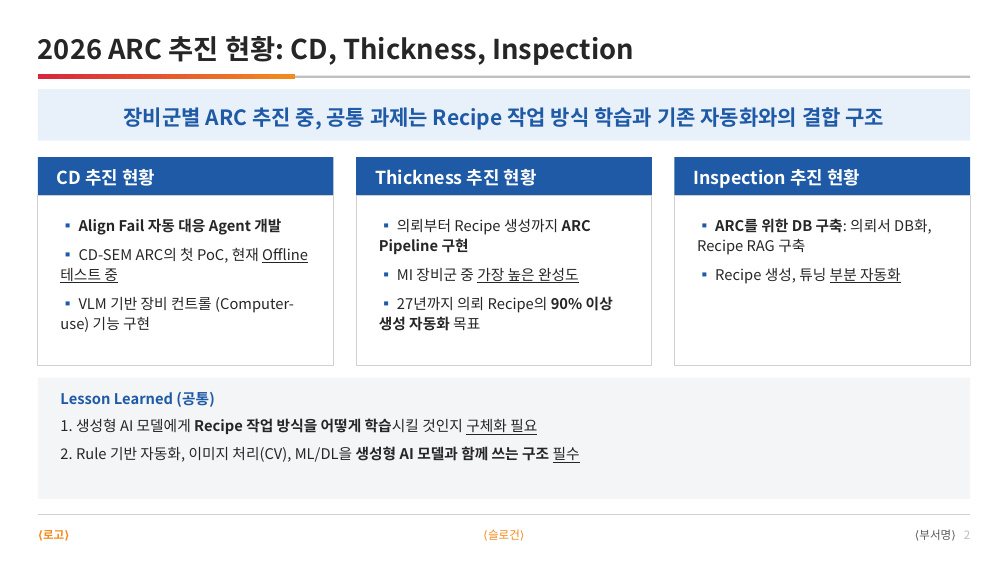
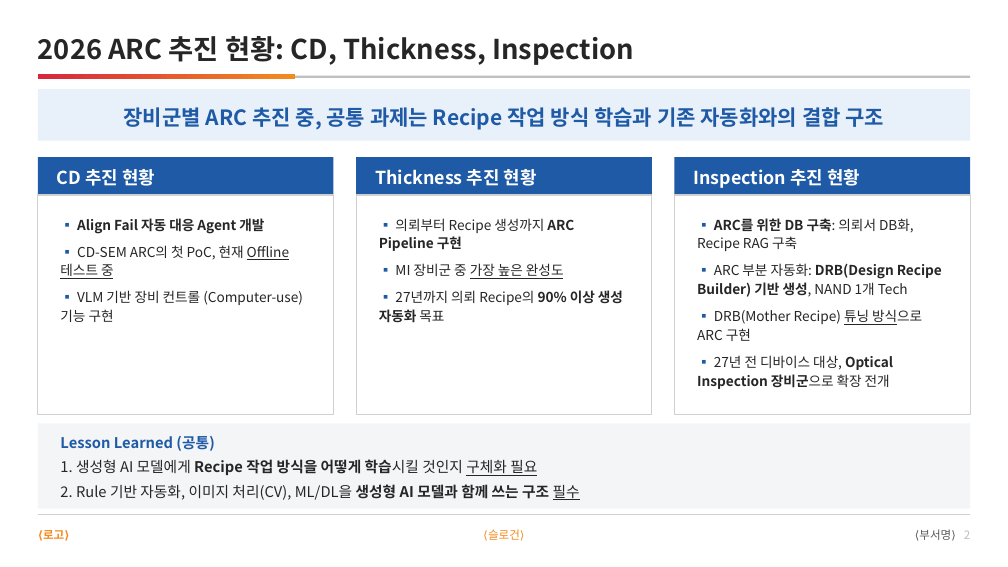
Before and after one commit to DarrenKoi/pm_notes, a slide deck: slide 2 of my-task/arc-tf/deliverables/arc-tf-proposal.pptx. Drawn at 1008x567 pixels with LibreOffice and Linux fonts; fonts in the diff are those of the drawing. Boxes give left, top, right and bottom in pixels: in the first picture for what was removed or moved away, otherwise in the second. Text is boxed around its words. In the diff, an @@ line names an element or a change of style, - is before the commit and + after.

```diff
--- a/my-task/arc-tf/deliverables/arc-tf-proposal.pptx
+++ b/my-task/arc-tf/deliverables/arc-tf-proposal.pptx
@@ rectangle: place and size @@
-rectangle at (38, 195, 333, 365)
+rectangle at (38, 195, 333, 414)
@@ rectangle: place and size @@
-rectangle at (356, 195, 652, 365)
+rectangle at (356, 195, 652, 414)
@@ rectangle: place and size @@
-rectangle at (675, 195, 970, 365)
+rectangle at (675, 195, 970, 414)
@@ text "▪ Align Fail 자동 대응 ..." at (60, 218, 303, 322): size 14 to 13 pt @@
@@ text "▪ 의뢰부터 Recipe 생성까지 ARC ..." at (379, 218, 623, 323): size 14 to 13 pt @@
@@ text at (697, 218, 914, 251): size 14 to 13 pt in "▪ ARC를 위한 DB 구축: 의뢰서 DB화, ..." @@
@@ text at (697, 263, 942, 389): text changed; size 14 to 13 pt @@
-▪ Recipe 생성, 튜닝 부분 자동화
+▪ ARC 부분 자동화: DRB(Design Recipe Builder) 기반 생성, NAND 1개 Tech
+▪ DRB(Mother Recipe) 튜닝 방식으로 ARC 구현
+▪ 27년 전 디바이스 대상, Optical Inspection 장비군으로 확장 전개
@@ rectangle: place and size @@
-rectangle at (38, 378, 970, 499)
+rectangle at (38, 423, 970, 509)
@@ text "Lesson Learned (공통)": place and size @@
-text "Lesson Learned (공통)" at (60, 392, 580, 463)
+text "Lesson Learned (공통)" at (60, 436, 580, 500)
@@ text at (60, 459, 580, 500): less space between paragraphs @@
```
Also in this commit, not shown: 9 other files.
